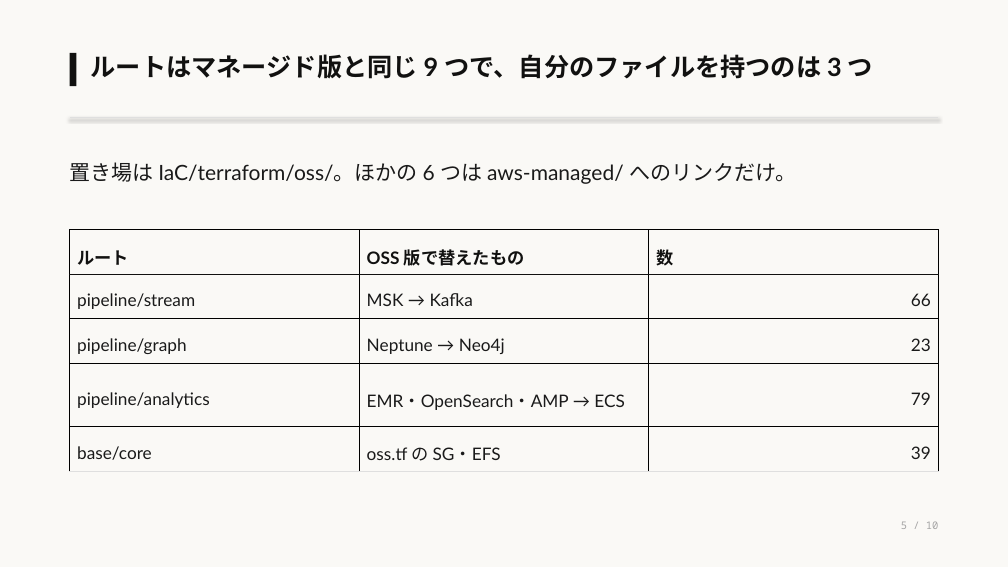
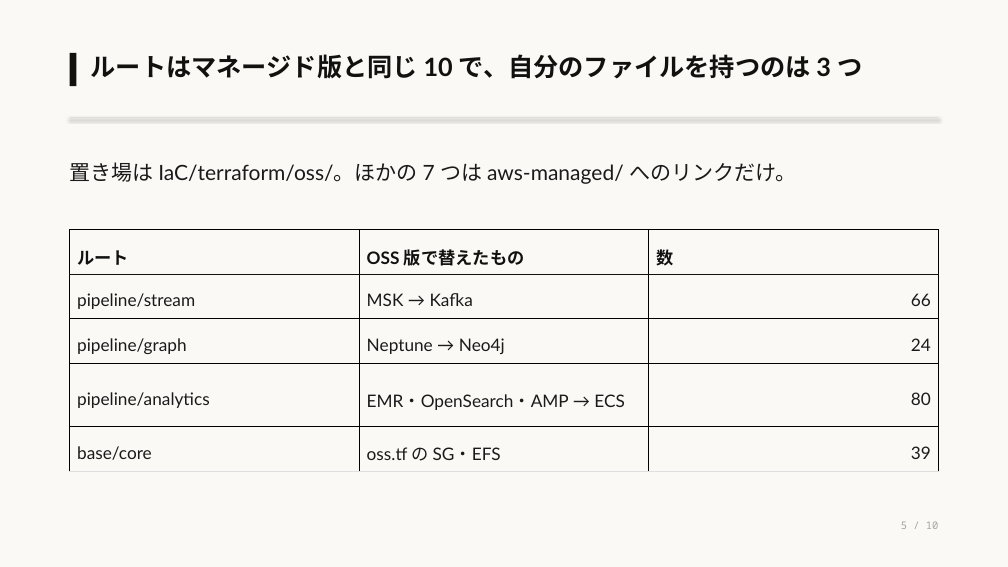
Before and after one commit to eddie-eights/nwc-poc, a slide deck: slide 5 of docs/architecture-oss.pptx. Drawn at 1008x567 pixels with LibreOffice and Linux fonts; fonts in the diff are those of the drawing. Boxes give left, top, right and bottom in pixels: in the first picture for what was removed or moved away, otherwise in the second. Text is boxed around its words. In the diff, an @@ line names an element or a change of style, - is before the commit and + after.

```diff
--- a/docs/architecture-oss.pptx
+++ b/docs/architecture-oss.pptx
@@ text at <box>91,54,862,79</box>: text changed @@
-ルートはマネージド版と同じ 9 つで、自分のファイルを持つのは 3 つ
+ルートはマネージド版と同じ 10 で、自分のファイルを持つのは 3 つ
@@ text at <box>70,162,796,184</box>: text changed @@
-置き場は IaC/terraform/oss/。ほかの 6 つは aws-managed/ へのリンクだけ。
+置き場は IaC/terraform/oss/。ほかの 7 つは aws-managed/ へのリンクだけ。
@@ table at <box>70,230,938,465</box> @@
-row 3, column 3: 23
+row 3, column 3: 24
-row 4, column 3: 79
+row 4, column 3: 80
```
Also in this commit, not shown: 1 other slide changed, 12 other files.
